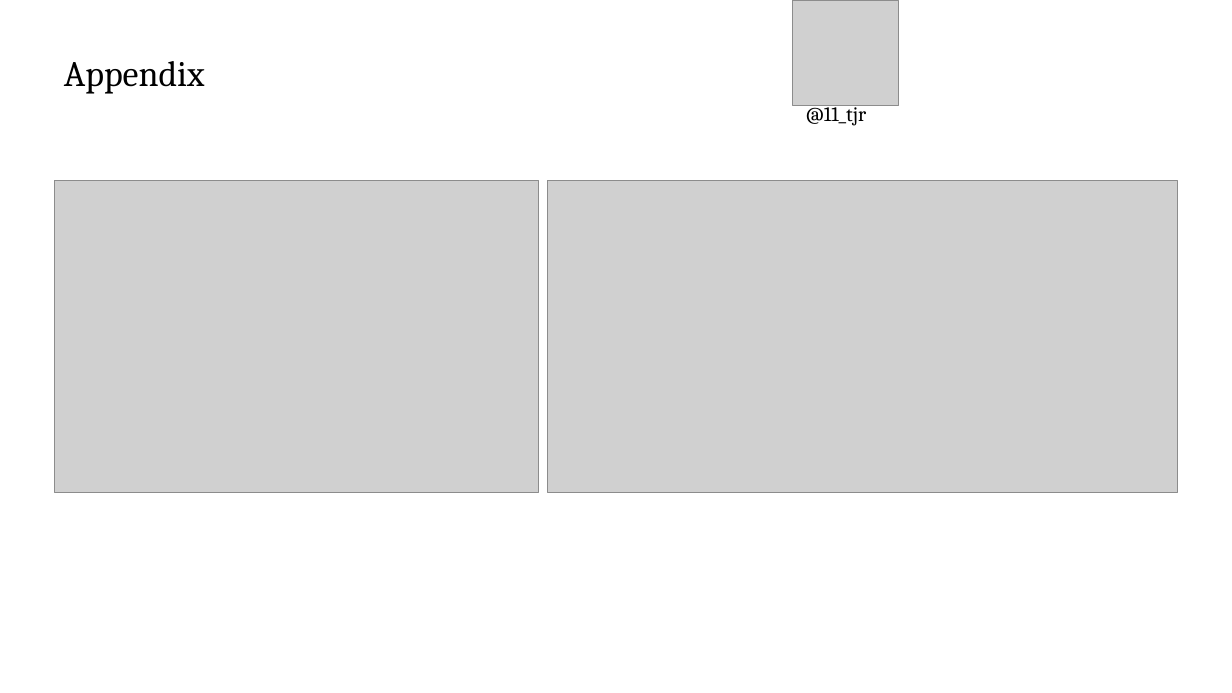
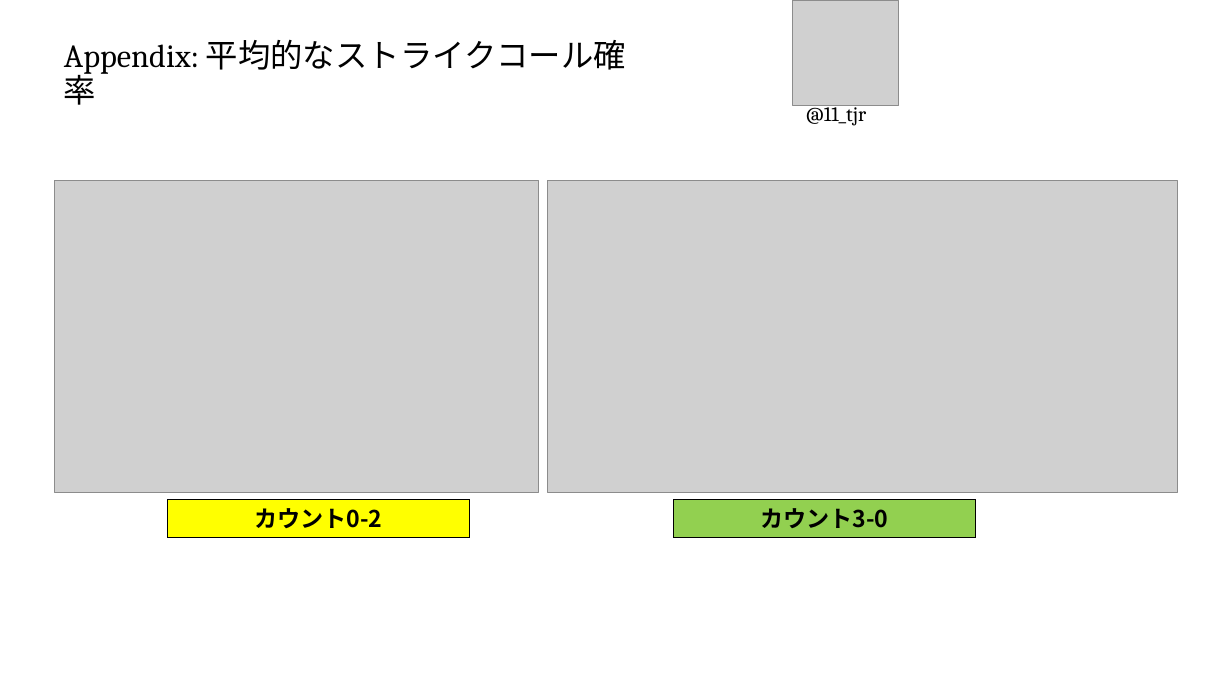
Before and after one commit to T-Reio/ballgame_analysis, a slide deck: slide 12 of slides/spoana13.pptx. Drawn at 1232x693 pixels with LibreOffice and Linux fonts; fonts in the diff are those of the drawing; grey boxes stand for pictures; background and template pictures are left out. Boxes give left, top, right and bottom in pixels: in the first picture for what was removed or moved away, otherwise in the second. Text is boxed around its words. In the diff, an @@ line names an element or a change of style, - is before the commit and + after.

```diff
--- a/slides/spoana13.pptx
+++ b/slides/spoana13.pptx
@@ title at <box>64,39,626,105</box>: text changed; size 28 to 25.2 pt @@
-Appendix
+Appendix: 平均的なストライクコール確率
@@ rectangle added at <box>167,500,470,537</box>, fill #FFFF00, outline #000000 0.75 pt, 18 pt, text #000000, bold @@
+カウント0-2
@@ rectangle added at <box>674,500,976,537</box>, fill #92D050, outline #000000 0.75 pt, 18 pt, text #000000, bold @@
+カウント3-0
```
Also in this commit, not shown: 7 other slides changed, 1 other file.
